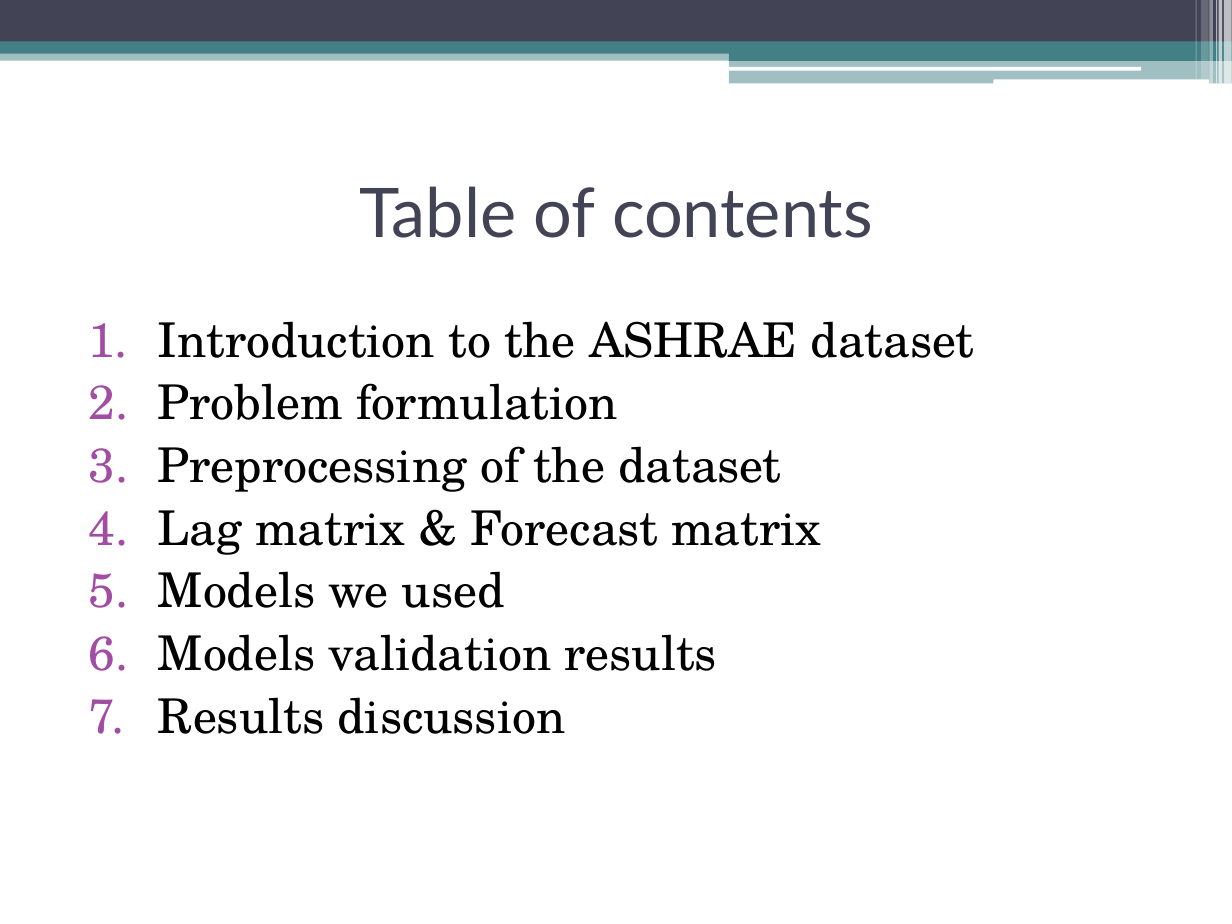
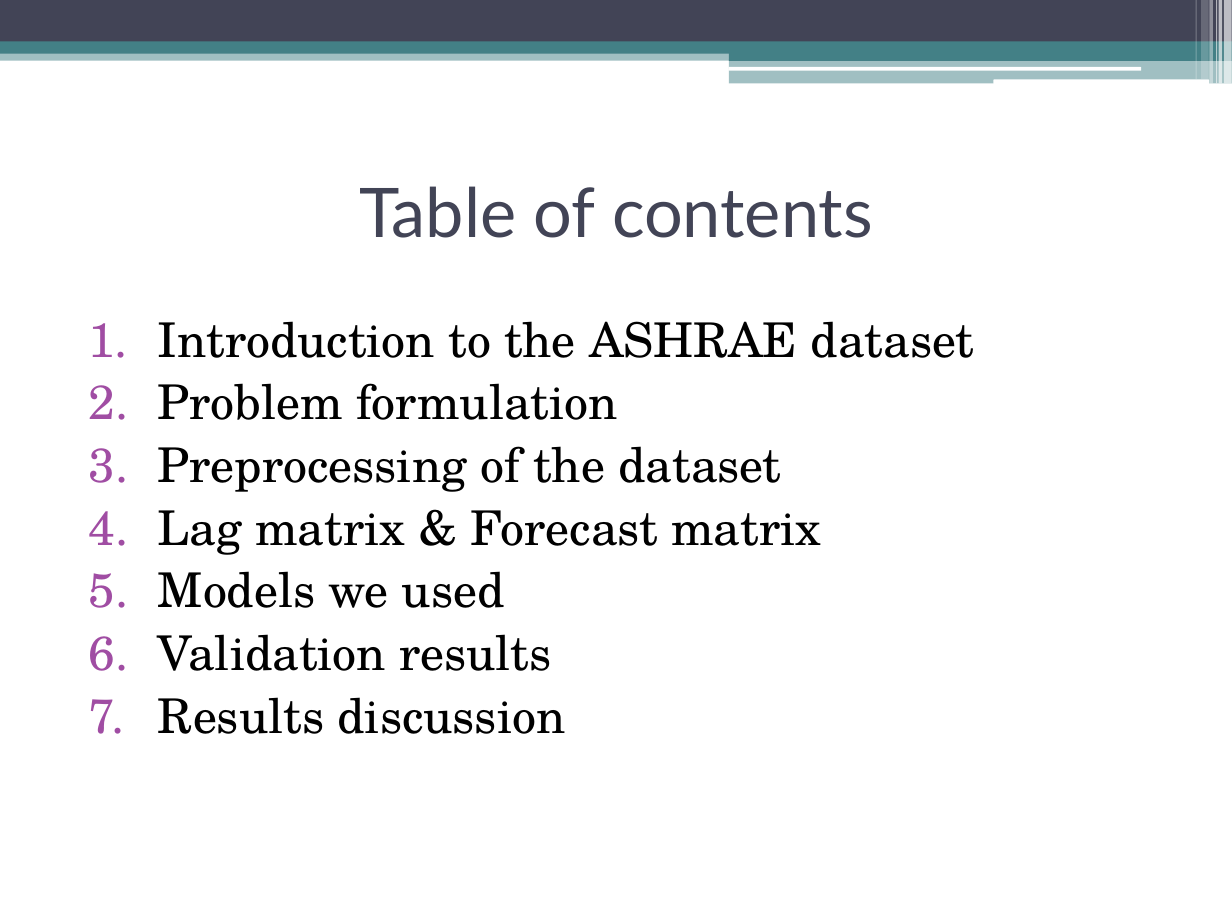
Before and after one commit to TarasKutsyk/ML-for-Automation-Project, a slide deck: slide 2 of Presentation ASHRAE.pptx. Drawn at 1232x924 pixels with LibreOffice and Linux fonts; fonts in the diff are those of the drawing. Boxes give left, top, right and bottom in pixels: in the first picture for what was removed or moved away, otherwise in the second. Text is boxed around its words. In the diff, an @@ line names an element or a change of style, - is before the commit and + after.

Commit message:
Models and results

```diff
--- a/Presentation ASHRAE.pptx
+++ b/Presentation ASHRAE.pptx
@@ text at (158,634,551,671): text changed @@
-6. Models validation results
+6. Validation results
```
Also in this commit, not shown: 7 slides added.
